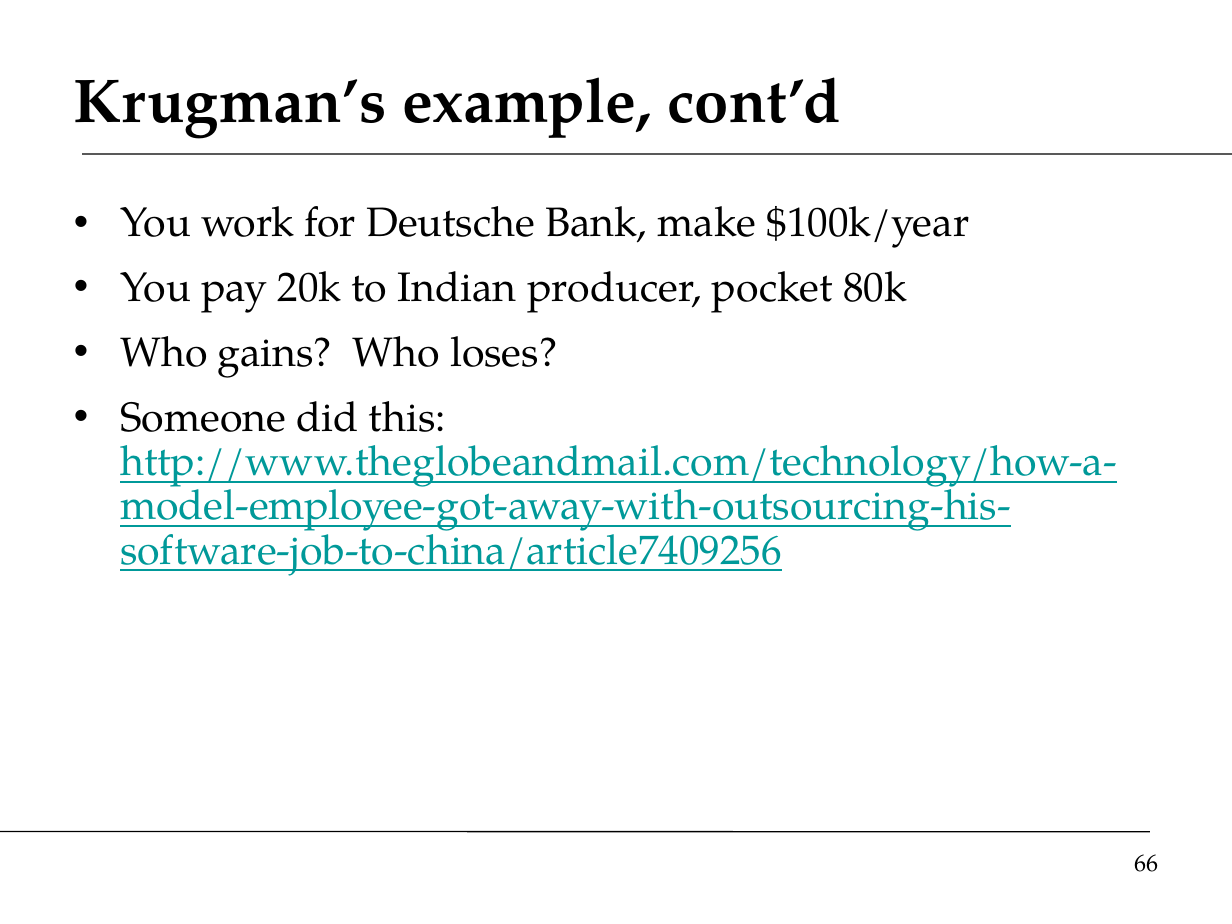
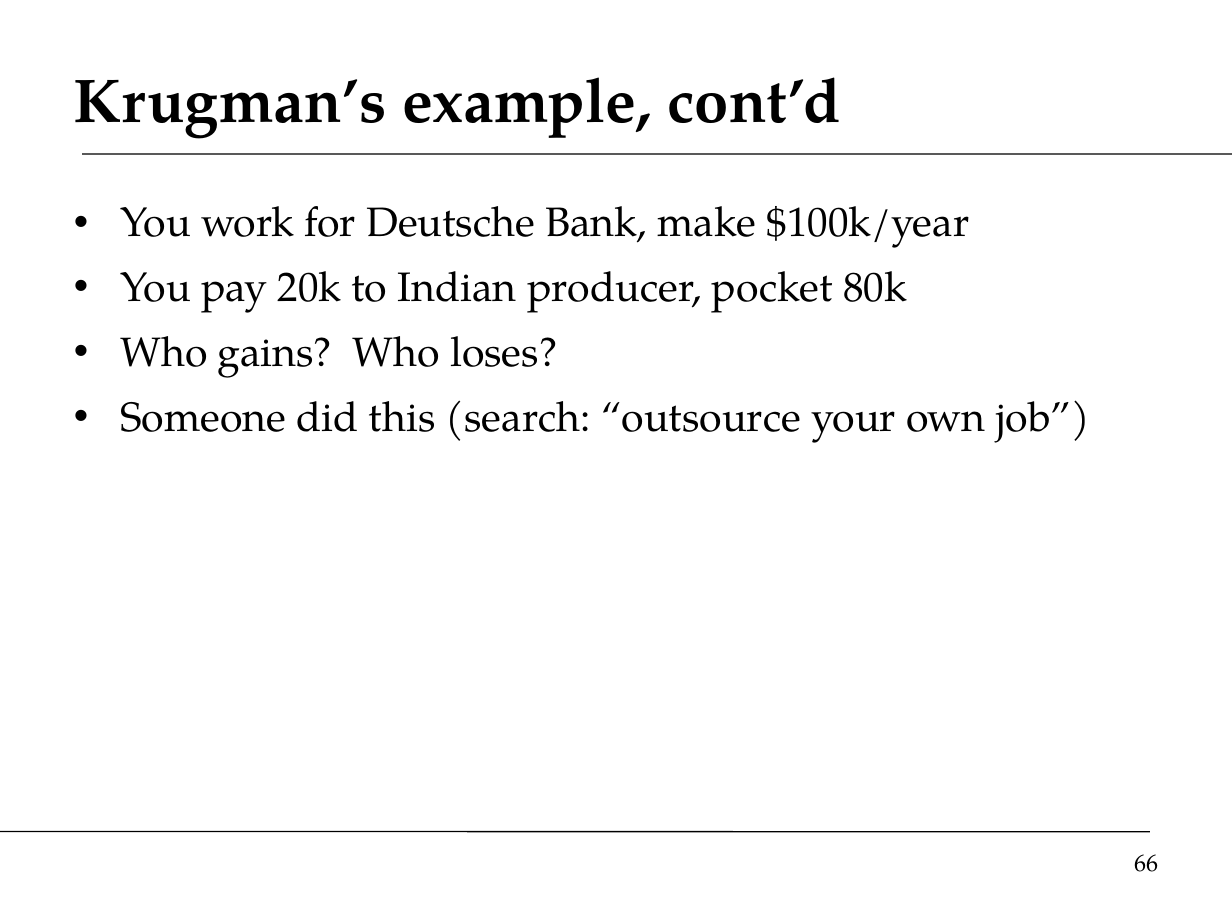
Before and after one commit to DaveBackus/Global_Economy, a slide deck: slide 66 of Slides/slides_trade_f14.pptx. Drawn at 1232x924 pixels with LibreOffice and Linux fonts; fonts in the diff are those of the drawing. Boxes give left, top, right and bottom in pixels: in the first picture for what was removed or moved away, otherwise in the second. Text is boxed around its words. In the diff, an @@ line names an element or a change of style, - is before the commit and + after.

```diff
--- a/Slides/slides_trade_f14.pptx
+++ b/Slides/slides_trade_f14.pptx
@@ text at (120,400,1090,443): text changed; text colour #009999 to #000000 @@
-• Someone did this: http://www.theglobeandmail.com/technology/how-a-model-employee-got-away-with-outsourcing-his-software-job-to-china/article7409256
+• Someone did this (search: “outsource your own job”)
```
Also in this commit, not shown: 13 other slides changed, 3 slides added, 1 slide removed, 40 other files.
